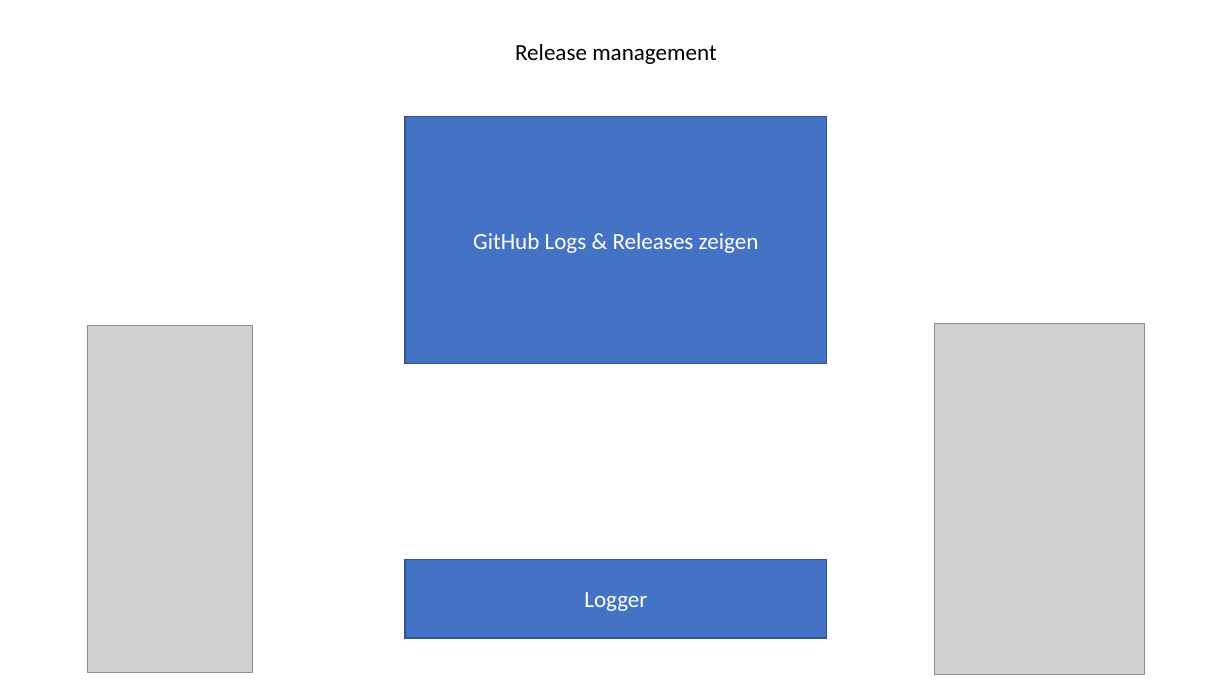
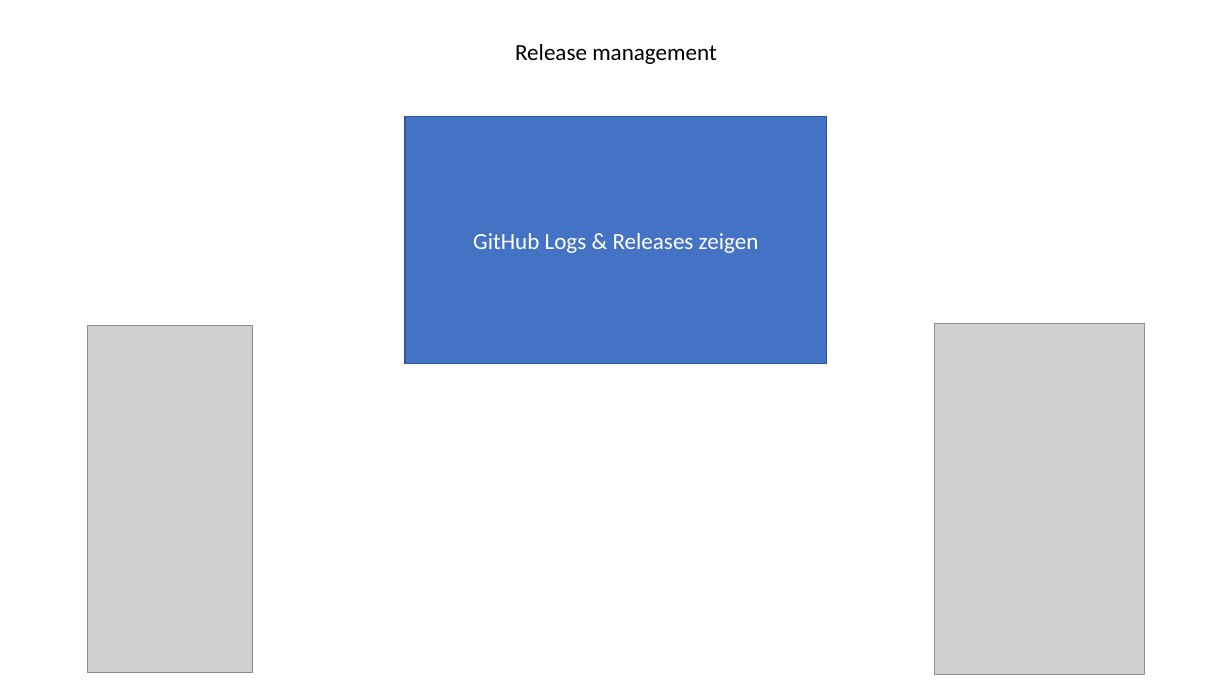
Before and after one commit to Fuenfgeld/DMA2022DataProjectC, a slide deck: slide 17 of video/Video.pptx (slide 15 before the commit). Drawn at 1232x693 pixels with LibreOffice and Linux fonts; fonts in the diff are those of the drawing; grey boxes stand for pictures. Boxes give left, top, right and bottom in pixels: in the first picture for what was removed or moved away, otherwise in the second. Text is boxed around its words. In the diff, an @@ line names an element or a change of style, - is before the commit and + after.

```diff
--- a/video/Video.pptx
+++ b/video/Video.pptx
@@ rectangle removed at <box>405,559,826,638</box> @@
-Logger
```
Also in this commit, not shown: 1 other slide changed, 5 slides added, 3 slides removed, 6 other files.
